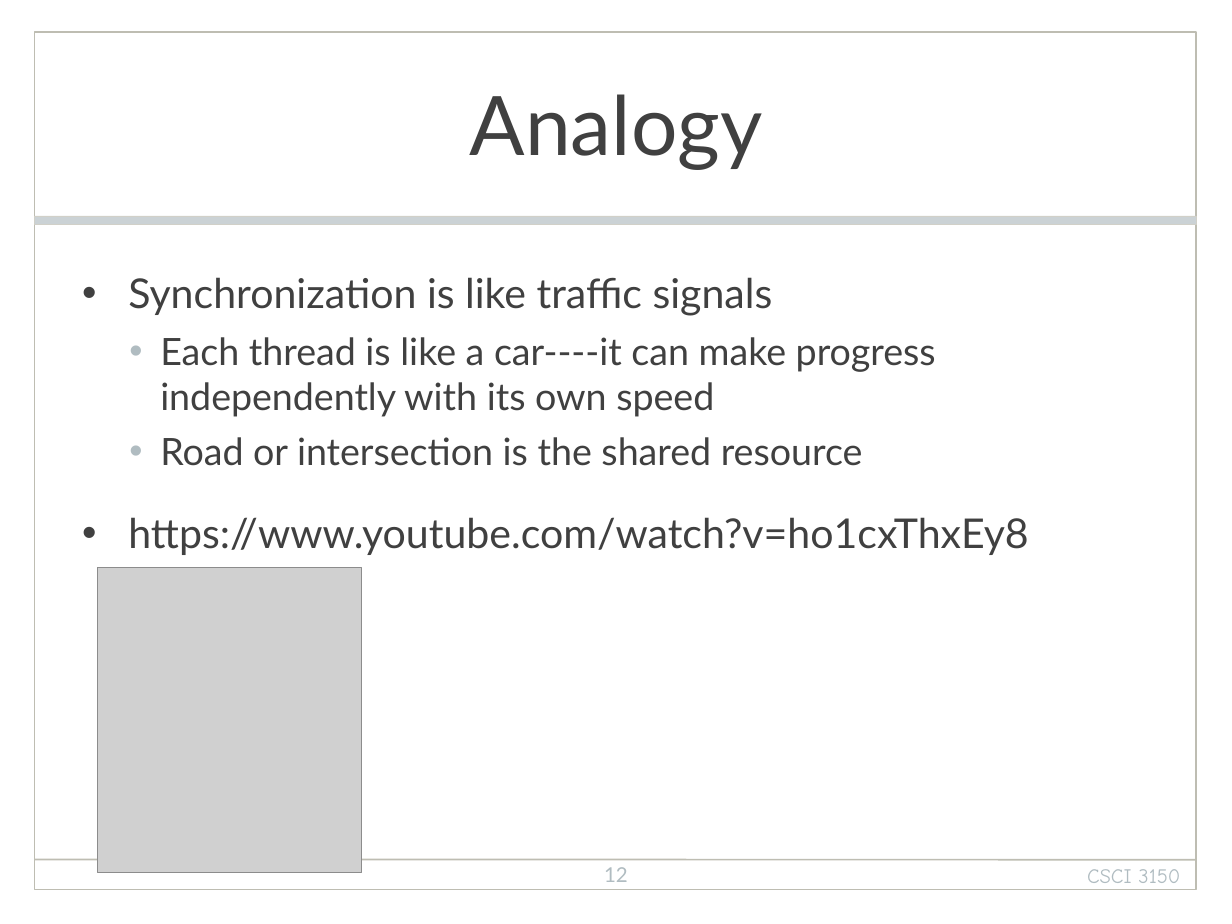
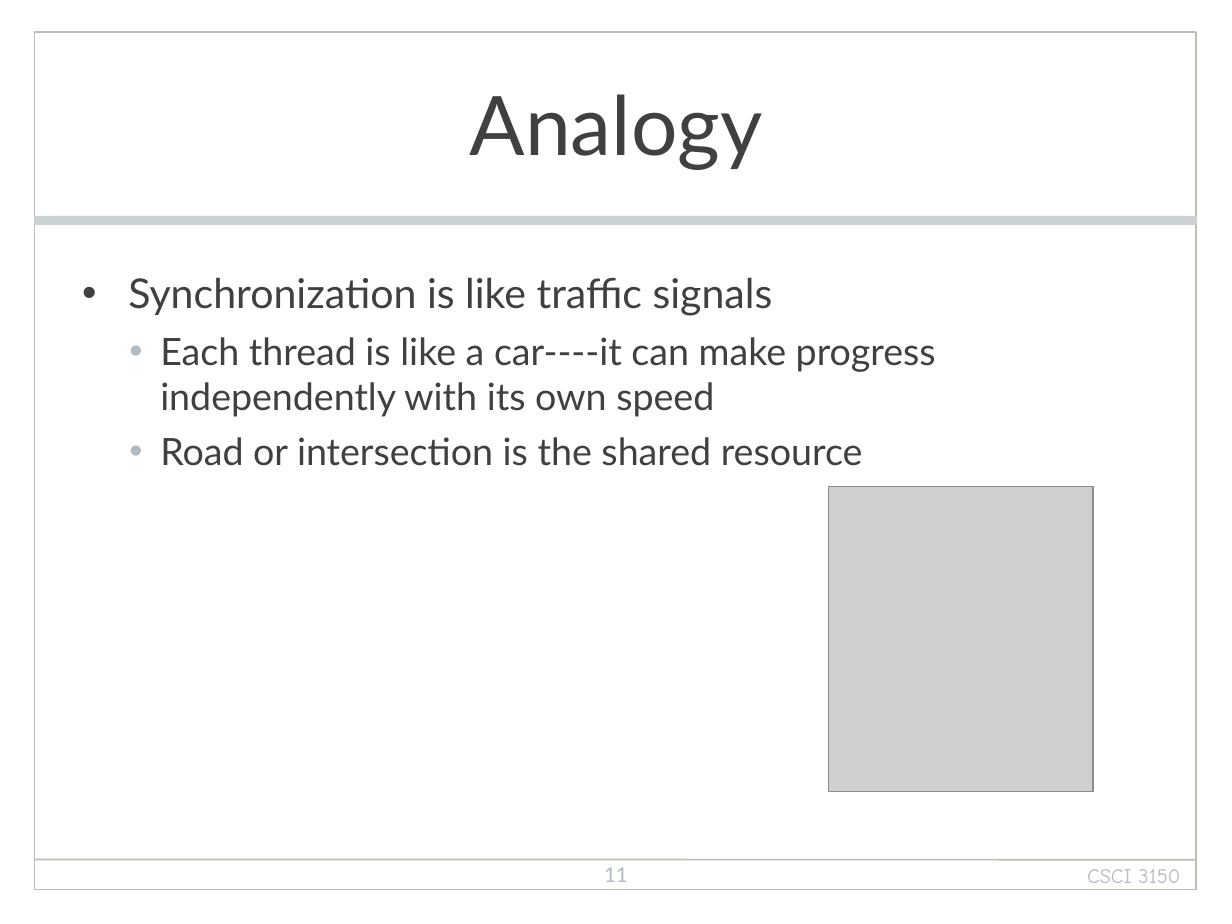
Before and after one commit to henryhxu/CSCI3150, a slide deck: slide 11 of lecture/lec5_sync.pptx (slide 12 before the commit). Drawn at 1232x924 pixels with LibreOffice and Linux fonts; fonts in the diff are those of the drawing; grey boxes stand for pictures; background and template pictures are left out. Boxes give left, top, right and bottom in pixels: in the first picture for what was removed or moved away, otherwise in the second. Text is boxed around its words. In the diff, an @@ line names an element or a change of style, - is before the commit and + after.

```diff
--- a/lecture/lec5_sync.pptx
+++ b/lecture/lec5_sync.pptx
@@ picture: place and size @@
-picture at bbox=[97, 568, 362, 873]
+picture at bbox=[828, 487, 1093, 792]
@@ text at bbox=[128, 517, 1028, 555]: paragraph removed @@
-• https://www.youtube.com/watch?v=ho1cxThxEy8
@@ page number at bbox=[604, 867, 628, 882]: text changed @@
-12
+11
```
Also in this commit, not shown: 2 other slides changed, 1 slide removed.
